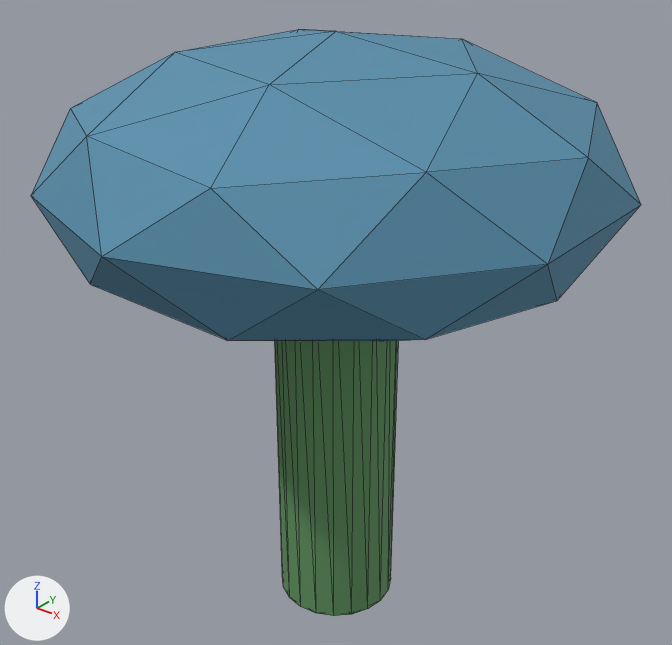
What one commit did to the glTF model assets/models/flora/flora-spore-flower/flora-spore-flower_variant_d.glb.
Both versions are drawn from a 50 mm lens placed at (1.254, -1.569, 1.75), pointed at (-0.014, 0.016, 0.768). Every picture has the same lights, and +X, +Y and +Z are marked at lower left. The older version comes first. Mesh edges are drawn as thin lines. Objects named as collision shapes, trigger or cutter boxes, shadow casters or lower levels of detail are left out. Where no turn or scale is listed for an object, it has been applied to the vertices.

Objects in the first picture: 'Mushroom cap', 'Plant stalk'.
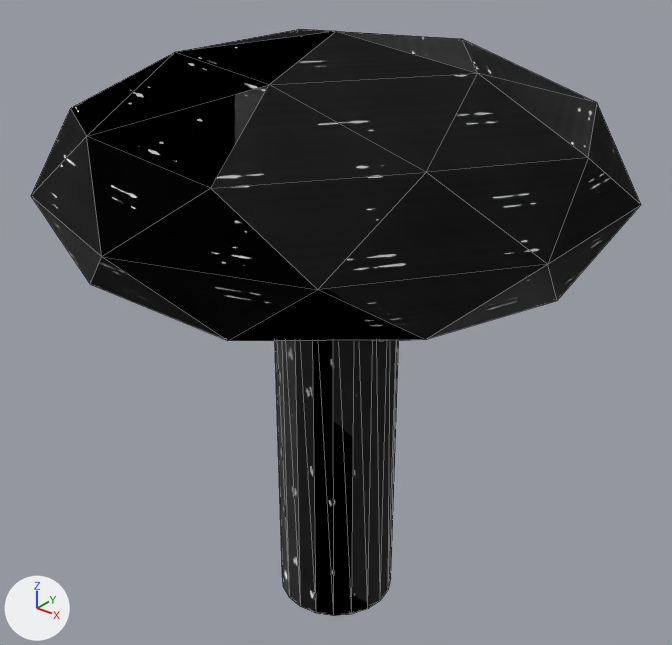
The newer file is also turned or shifted as a whole; pictures and numbers use the older file's frame.

The change, as a list of edits to the scene's bpy script:
```text
Add img_organic_albedo:
    img_organic_albedo = load_image('organic_albedo', '_unpacked/organic_albedo', 256, 256, 'sRGB')
Add img_organic_height:
    img_organic_height = load_image('organic_height', '_unpacked/organic_height', 256, 256, 'Non-Color')
Add img_organic_roughness:
    img_organic_roughness = load_image('organic_roughness', '_unpacked/organic_roughness', 256, 256, 'Non-Color')
Add img_metal_albedo:
    img_metal_albedo = load_image('metal_albedo', '_unpacked/metal_albedo', 256, 256, 'sRGB')
Add img_metal_height:
    img_metal_height = load_image('metal_height', '_unpacked/metal_height', 256, 256, 'Non-Color')
Add img_metal_roughness:
    img_metal_roughness = load_image('metal_roughness', '_unpacked/metal_roughness', 256, 256, 'Non-Color')
Change mat_alien_flora_blue:
    remove # nodes: BsdfPrincipled, OutputMaterial
    remove # colours: blue #5990ad
    nodes: BsdfPrincipled, Math, NormalMap, OutputMaterial, SeparateColor, TexImage x3
    uses the picture img_metal_albedo
    uses the picture img_metal_height
    uses the picture img_metal_roughness
Change mat_alien_foliage:
    remove # nodes: BsdfPrincipled, OutputMaterial
    remove # colours: green #619561
    nodes: BsdfPrincipled, Math, NormalMap, OutputMaterial, SeparateColor, TexImage x3
    uses the picture img_organic_albedo
    uses the picture img_organic_height
    uses the picture img_organic_roughness
```

Changed parts and their boxes (x1, y1, x2, y2) in the pictures (672 x 645 px):
'Mushroom cap', surface changed (blue to black): (31, 29, 641, 341) in both
'Plant stalk', surface changed (green to black): (275, 341, 399, 616) in both
